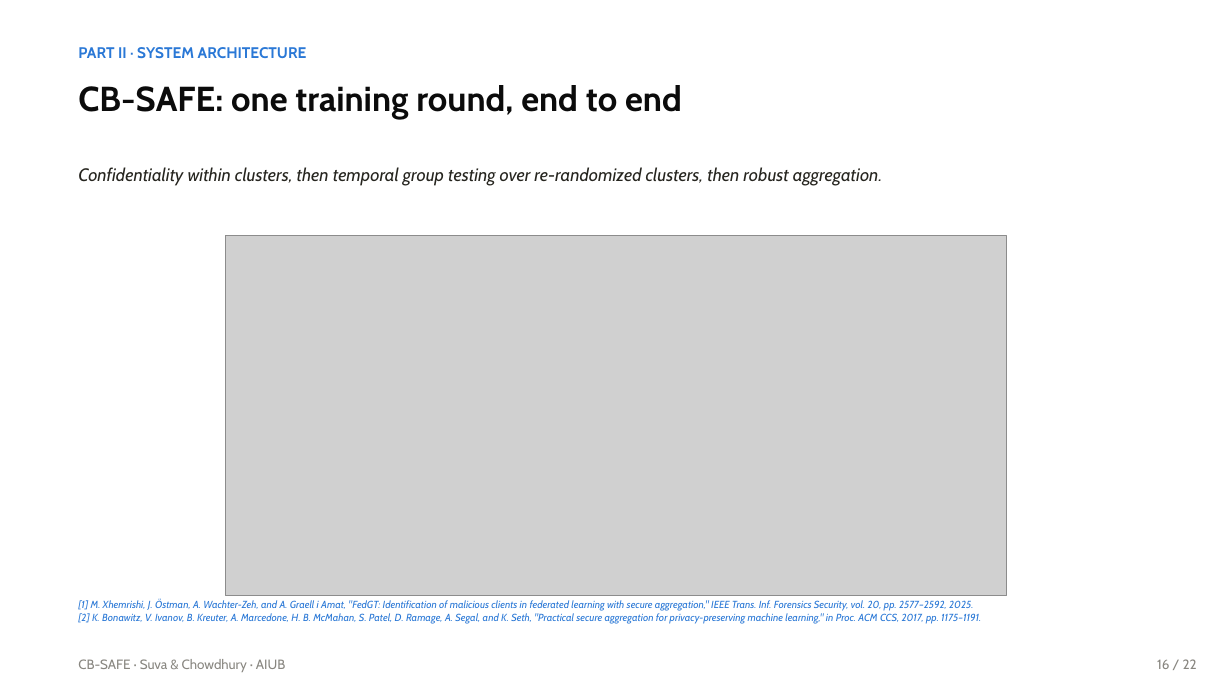
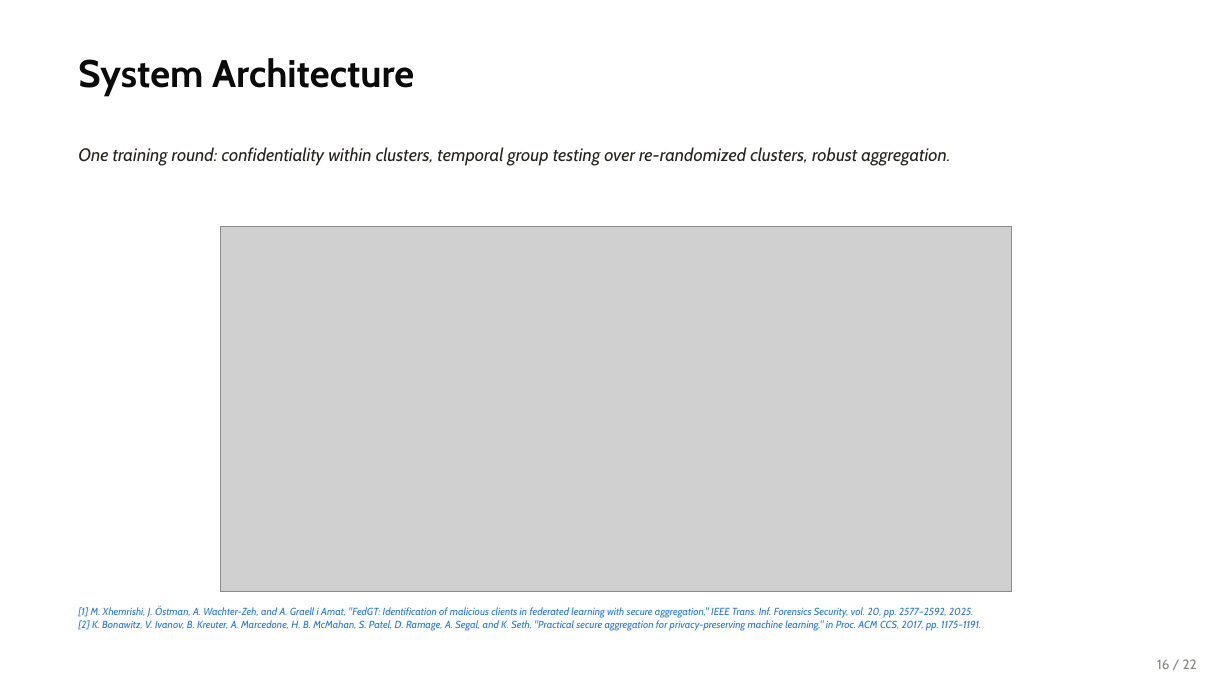
Before and after one commit to wshuv-o/cb-safe-draft, a slide deck: slide 17 of paper/cbsafe_deck.pptx. Drawn at 1232x693 pixels with LibreOffice and Linux fonts; fonts in the diff are those of the drawing; grey boxes stand for pictures. Boxes give left, top, right and bottom in pixels: in the first picture for what was removed or moved away, otherwise in the second. Text is boxed around its words. In the diff, an @@ line names an element or a change of style, - is before the commit and + after.

```diff
--- a/paper/cbsafe_deck.pptx
+++ b/paper/cbsafe_deck.pptx
@@ text at (x1=78, y1=58, x2=414, y2=96): text changed; size 12 to 30 pt; text colour #2A78D6 to #0B0B0B @@
-PART II · SYSTEM ARCHITECTURE
+System Architecture
@@ text removed at (x1=78, y1=85, x2=682, y2=119) @@
-CB-SAFE: one training round, end to end
@@ text at (x1=78, y1=147, x2=950, y2=166): text changed @@
-Confidentiality within clusters, then temporal group testing over re-randomized clusters, then robust aggregation.
+One training round: confidentiality within clusters, temporal group testing over re-randomized clusters, robust aggregation.
@@ picture resized from (x1=226, y1=236, x2=1007, y2=596) to (x1=220, y1=226, x2=1012, y2=592) @@
@@ text "[1] M. Xhemrishi, J. Östman, ..." moved from (x1=78, y1=599, x2=981, y2=624) to (x1=78, y1=607, x2=981, y2=631) @@
@@ text removed at (x1=78, y1=659, x2=285, y2=672) @@
-CB-SAFE · Suva & Chowdhury · AIUB
```
Also in this commit, not shown: 23 other slides changed, 32 other files.
